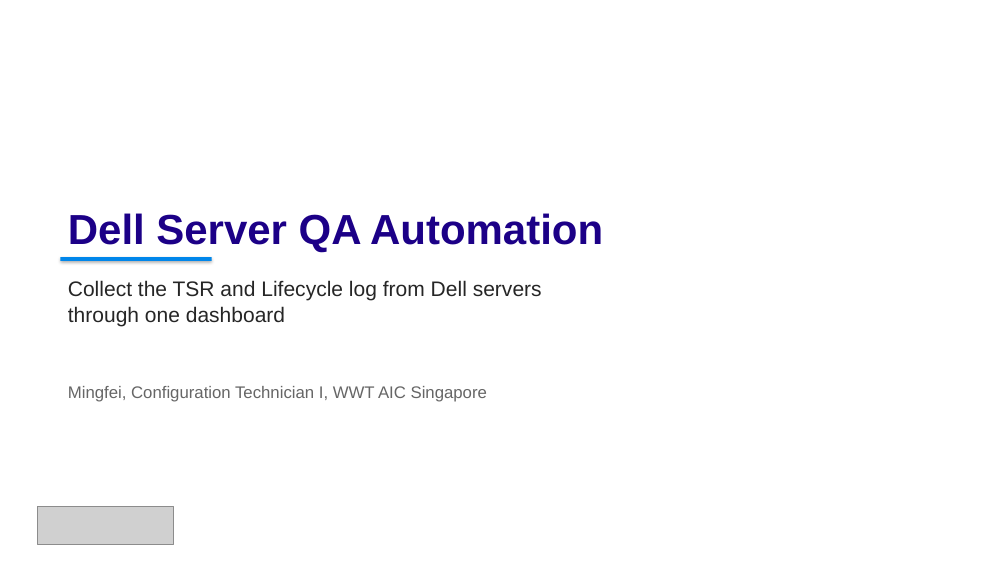
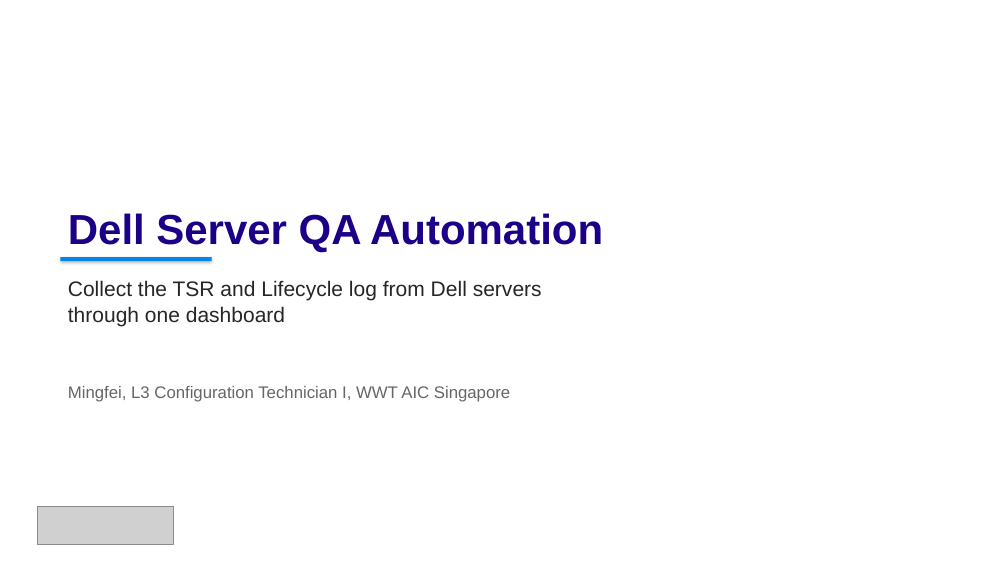
Before and after one commit to MingFei2001/Dell-Server-QA-Automation, a slide deck: slide 1 of docs/slides/idrac-day0-staging-demo.pptx. Drawn at 1008x567 pixels with LibreOffice and Linux fonts; fonts in the diff are those of the drawing; grey boxes stand for pictures; background and template pictures are left out. Boxes give left, top, right and bottom in pixels: in the first picture for what was removed or moved away, otherwise in the second. Text is boxed around its words. In the diff, an @@ line names an element or a change of style, - is before the commit and + after.

```diff
--- a/docs/slides/idrac-day0-staging-demo.pptx
+++ b/docs/slides/idrac-day0-staging-demo.pptx
@@ text at [68,386,510,402]: text changed @@
-Mingfei, Configuration Technician I, WWT AIC Singapore
+Mingfei, L3 Configuration Technician I, WWT AIC Singapore
```
Also in this commit, not shown: 8 other files.
